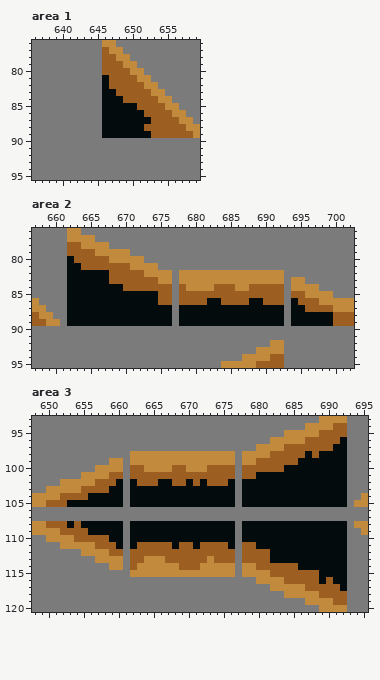
Edited in one commit: pixel-art file (Assets/Sprites/tilemapEverything.aseprite). Above is the file before it was changed.
1000x1000 pixels, 1 frame. Colours within 5 levels of each other are drawn and written as one. Shown: area 1: x 636..659, y 76..95; area 2: x 657..702, y 76..95; area 3: x 648..695, y 93..120. The commit also changed other parts of the picture, which this record leaves out.
After:
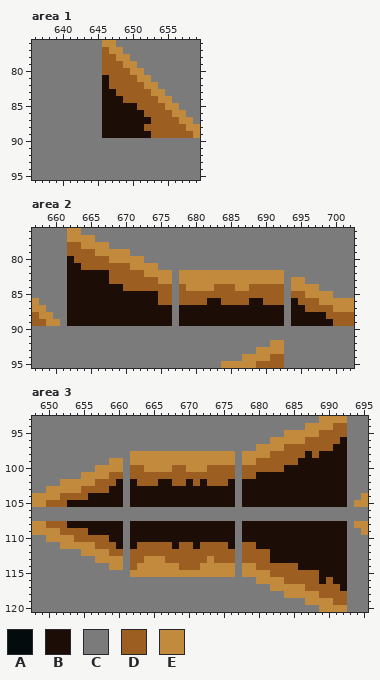
Palette (. is transparent): A #040b0c  B #1c0e07  C #7b7b7b  D #9c5f21  E #c28a3d
Changes in this commit:
Changed rows in their new state; - is an unchanged pixel.
Area 1, layer "Flattened":
first column x 646:
81 B------
82 B------
83 BB-----
84 BBB----
85 BBBBB--
86 BBBBBB-
87 BBBBBBB
88 BBBBBB-
89 BBBBBBB
Area 2, layer "Flattened":
first column x 662:
80 B-------------------------------------
81 BB------------------------------------
82 BBBBBB--------------------------------
83 BBBBBB--------------------------------
84 BBBBBBBB------------------------------
85 BBBBBBBBBBBBB-------------------------
86 BBBBBBBBBBBBB-------BB----BB----B-----
87 BBBBBBBBBBBBBBB-BBBBBBBBBBBBBBB-BB----
88 BBBBBBBBBBBBBBB-BBBBBBBBBBBBBBB-BBBBBD
89 BBBBBBBBBBBBBBB-BBBBBBBBBBBBBBB-BBBBBB
Area 3, layer "Flattened":
first column x 653:
 96 ---------------------------------------B
 97 --------------------------------------BB
 98 ----------------------------------B-BBBB
 99 ---------------------------------BBBBBBB
100 -------------------------------BBBBBBBBB
101 ---------------------------BBBBBBBBBBBBB
102 -------B-B---BB--B-B---B-BBBBBBBBBBBBBBB
103 ------BB-BBBBBBBBBBBBBBB-BBBBBBBBBBBBBBB
104 ---BBBBB-BBBBBBBBBBBBBBB-BBBBBBBBBBBBBBB
105 BBBBBBBB-BBBBBBBBBBBBBBB-BBBBBBBBBBBBBBB
108 BBBBBBBB-BBBBBBBBBBBBBBB-BBBBBBBBBBBBBBB
109 ---BBBBB-BBBBBBBBBBBBBBB-BBBBBBBBBBBBBBB
110 ------BB-BBBBBBBBBBBBBBB-BBBBBBBBBBBBBBB
111 -------B-B-----B--B----B---BBBBBBBBBBBBB
112 -----------------------------BBBBBBBBBBB
113 -----------------------------BBBBBBBBBBB
114 ---------------------------------BBBBBBB
115 ------------------------------------BBBB
116 ------------------------------------B-BB
117 ---------------------------------------B
Pixel boxes of the changes (left, top, right, bottom) in both pictures:
changed: (102, 75, 151, 138)
changed: (67, 256, 333, 326)
changed: (67, 437, 347, 591)
